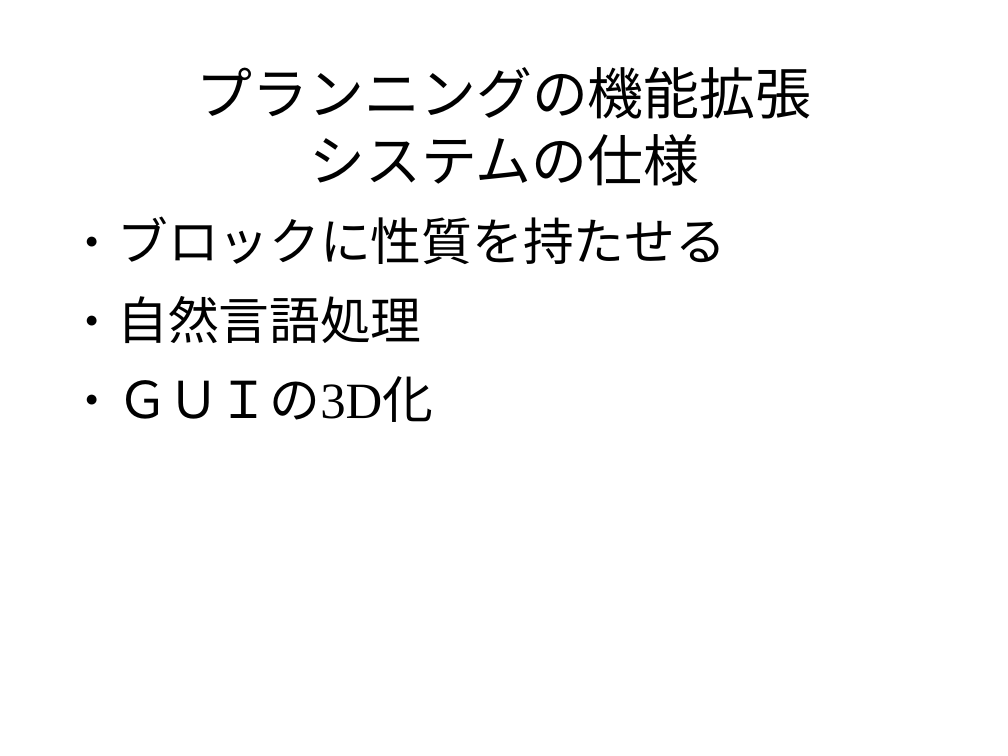
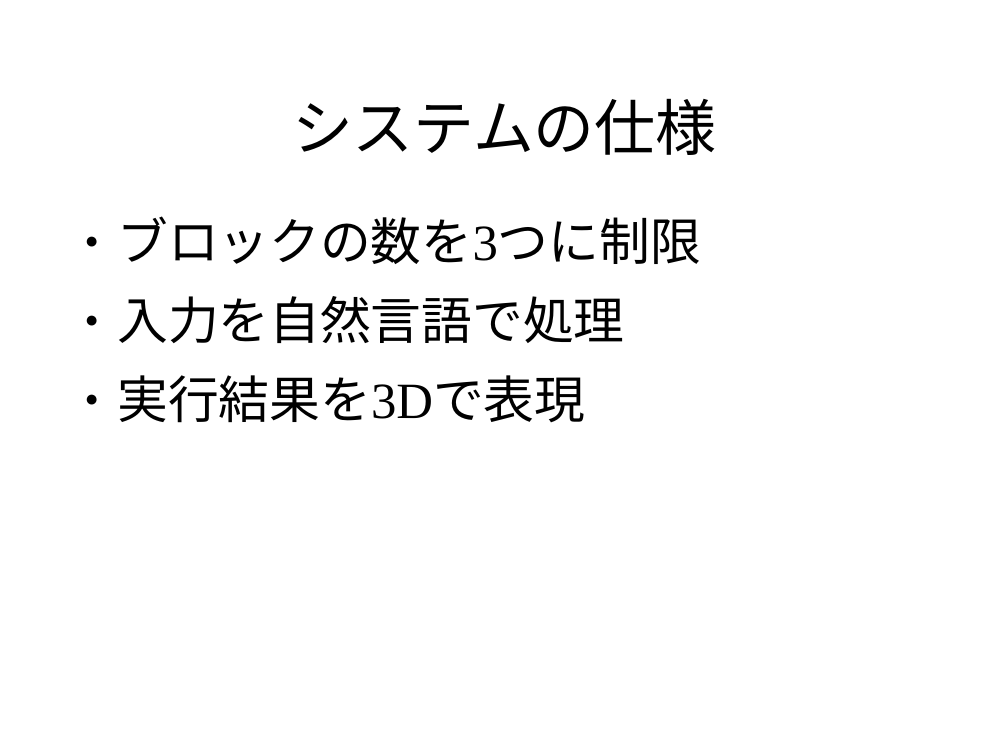
Before and after one commit to pamyupamyu/rep8, a slide deck: slide 5 of グループ1 発表スライド.odp. Drawn at 1008x756 pixels with LibreOffice and Linux fonts; fonts in the diff are those of the drawing; background and template pictures are left out. Boxes give left, top, right and bottom in pixels: in the first picture for what was removed or moved away, otherwise in the second. Text is boxed around its words. In the diff, an @@ line names an element or a change of style, - is before the commit and + after.

```diff
--- a/グループ1 発表スライド.odp
+++ b/グループ1 発表スライド.odp
@@ title at bbox=[292, 98, 717, 155]: text changed; size 44 to 48 pt @@
-プランニングの機能拡張
-システムの仕様
+システムの仕様
@@ text at bbox=[117, 216, 701, 423]: text changed @@
-● ブロックに性質を持たせる
-● 自然言語処理
-● ＧＵＩの3D化
+● ブロックの数を3つに制限
+● 入力を自然言語で処理
+● 実行結果を3Dで表現
```
Also in this commit, not shown: 22 other slides changed, 1 slide removed.
